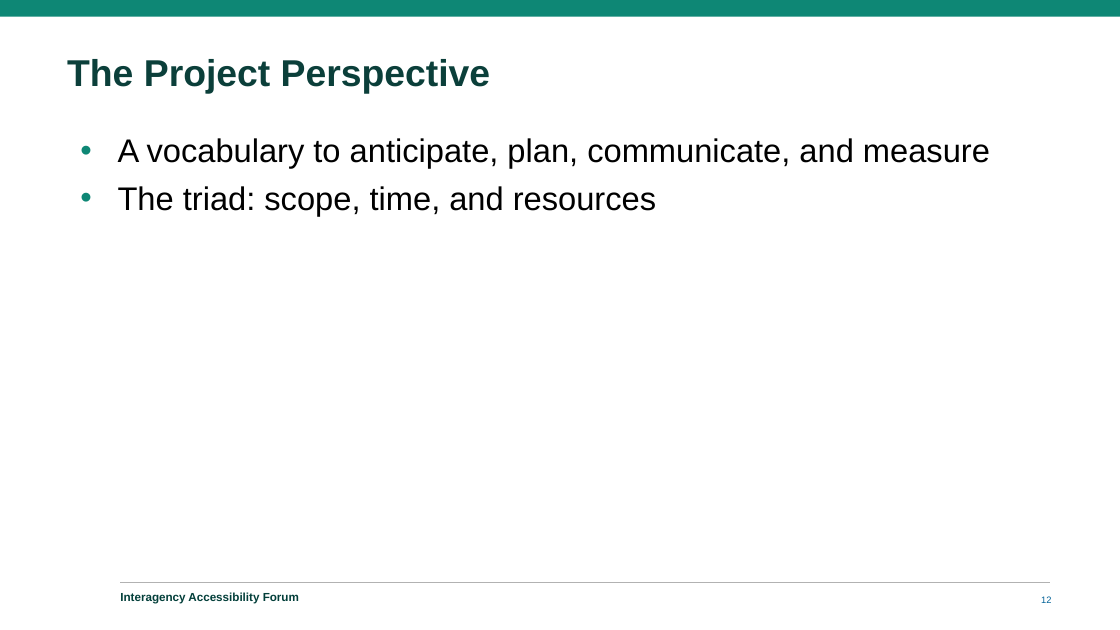
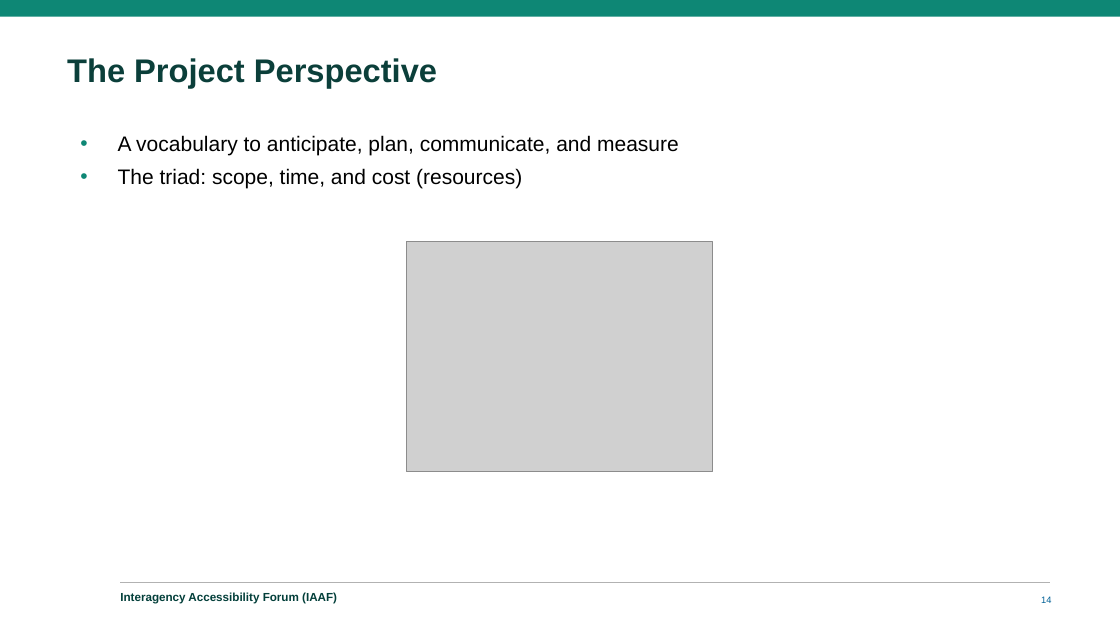
Before and after one commit to GSA/Section508.gov, a slide deck: slide 14 of assets/files/iaaf/2025/IAAF-2025-Project-Managing-Accessibility-Compliance.pptx (slide 12 before the commit). Drawn at 1120x630 pixels with LibreOffice and Linux fonts; fonts in the diff are those of the drawing; grey boxes stand for pictures; background and template pictures are left out. Boxes give left, top, right and bottom in pixels: in the first picture for what was removed or moved away, otherwise in the second. Text is boxed around its words. In the diff, an @@ line names an element or a change of style, - is before the commit and + after.

Commit message:
Update IAAF files, PM List

```diff
--- a/assets/files/iaaf/2025/IAAF-2025-Project-Managing-Accessibility-Compliance.pptx
+++ b/assets/files/iaaf/2025/IAAF-2025-Project-Managing-Accessibility-Compliance.pptx
@@ title "The Project Perspective" at bbox=[67, 58, 437, 88]: size 32 to 28 pt @@
@@ text at bbox=[118, 135, 679, 155]: size 28 to 18 pt in "A vocabulary to anticipate, plan, communicate, and ..." @@
@@ text at bbox=[118, 168, 522, 189]: text changed; size 28 to 18 pt @@
-• The triad: scope, time, and resources
+• The triad: scope, time, and cost (resources)
@@ picture added at bbox=[406, 241, 712, 471] @@
@@ text at bbox=[120, 592, 337, 604]: text changed @@
-Interagency Accessibility Forum
+Interagency Accessibility Forum (IAAF)
@@ page number at bbox=[1041, 596, 1051, 603]: text changed @@
-12
+14
```
Also in this commit, not shown: 17 other slides changed, 4 slides added, 7 slides removed, 2 other files.
